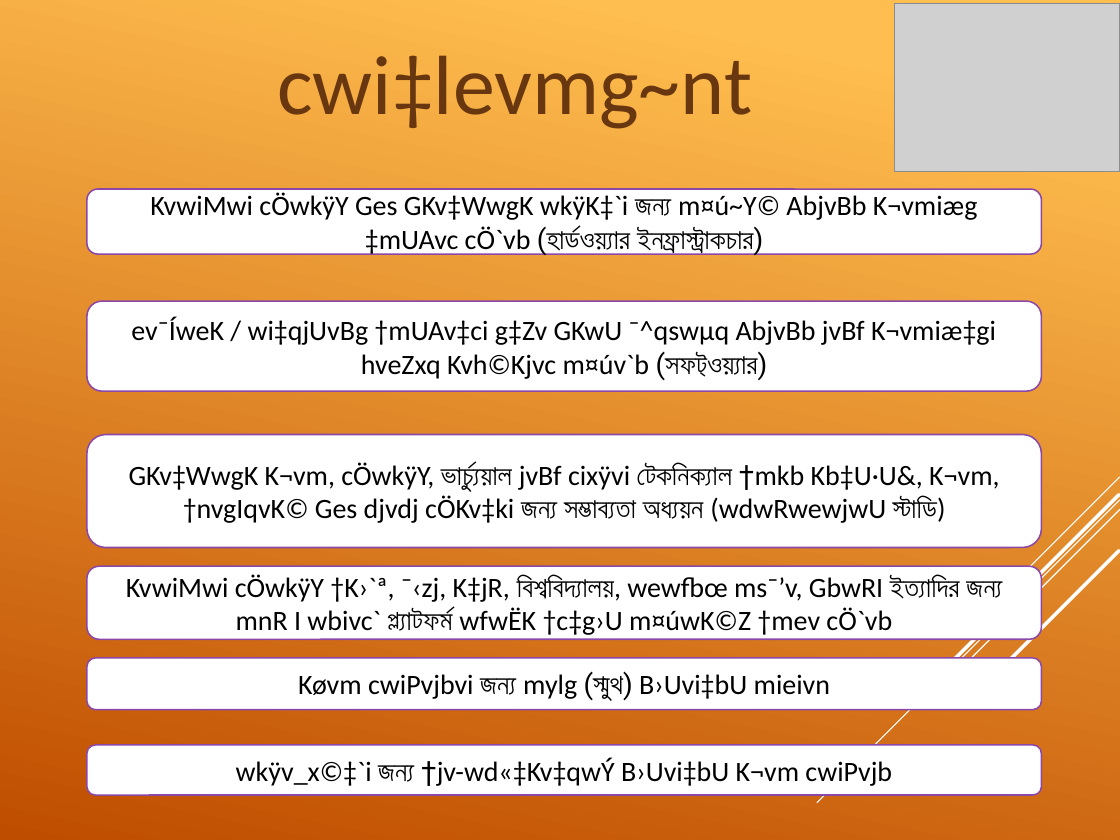
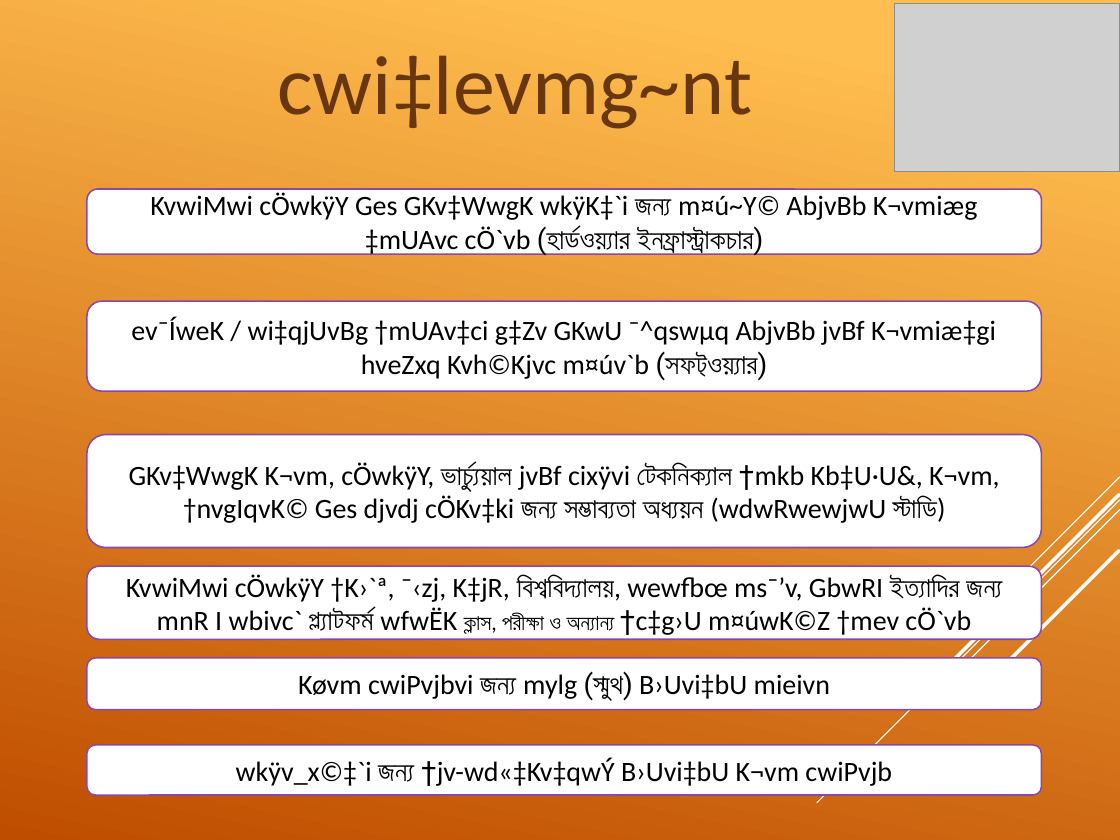
Before and after one commit to Shuvoneel/SRCL, a slide deck: slide 6 of Socheton/Socheton Academy-Bangla.pptx (slide 5 before the commit). Drawn at 1120x840 pixels with LibreOffice and Linux fonts; fonts in the diff are those of the drawing; grey boxes stand for pictures. Boxes give left, top, right and bottom in pixels: in the first picture for what was removed or moved away, otherwise in the second. Text is boxed around its words. In the diff, an @@ line names an element or a change of style, - is before the commit and + after.

```diff
--- a/Socheton/Socheton Academy-Bangla.pptx
+++ b/Socheton/Socheton Academy-Bangla.pptx
@@ text in rounded rectangle at box(126, 574, 1002, 639): text changed @@
-KvwiMwi cÖwkÿY †K›`ª, ¯‹zj, K‡jR, বিশ্ববিদ্যালয়, wewfbœ ms¯’v, GbwRI ইত্যাদির জন্য mnR I wbivc` প্ল্যাটফর্ম wfwËK †c‡g›U m¤úwK©Z †mev cÖ`vb
+KvwiMwi cÖwkÿY †K›`ª, ¯‹zj, K‡jR, বিশ্ববিদ্যালয়, wewfbœ ms¯’v, GbwRI ইত্যাদির জন্য mnR I wbivc` প্ল্যাটফর্ম wfwËK ক্লাস, পরীক্ষা ও অন্যান্য †c‡g›U m¤úwK©Z †mev cÖ`vb
```
Also in this commit, not shown: 1 other slide changed, 3 slides added, 2 slides removed, 2 other files.
